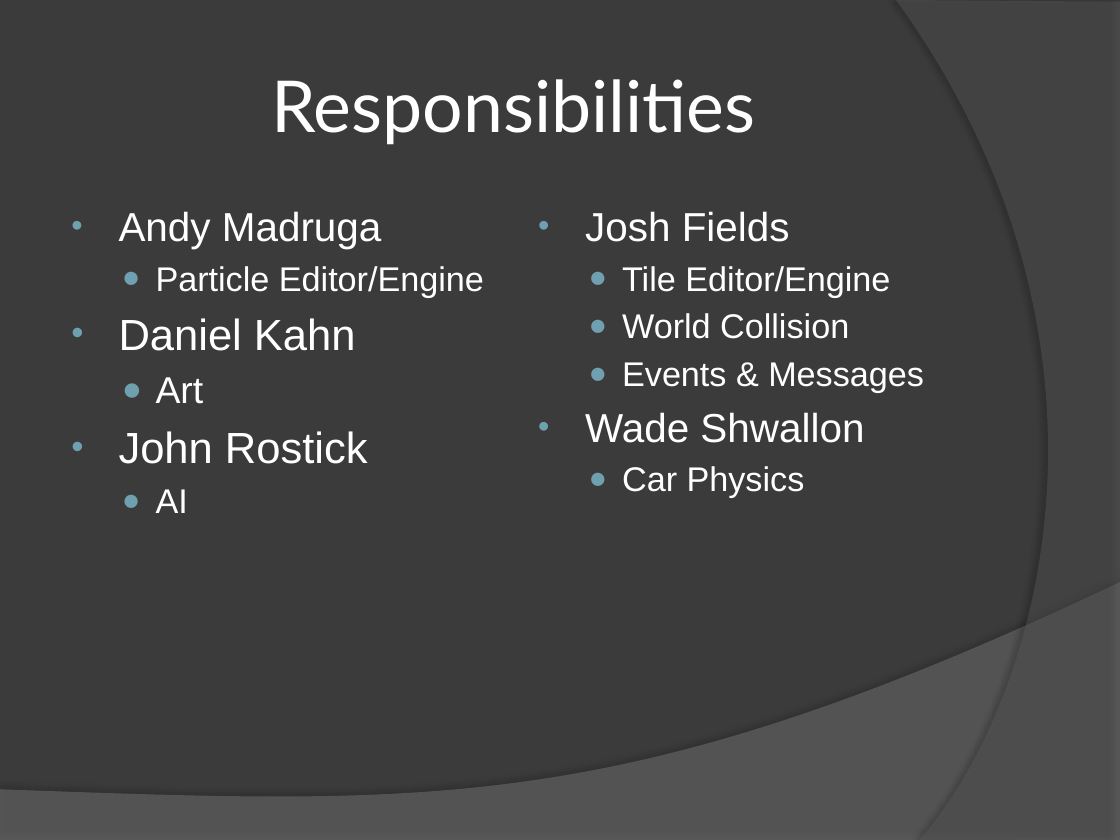
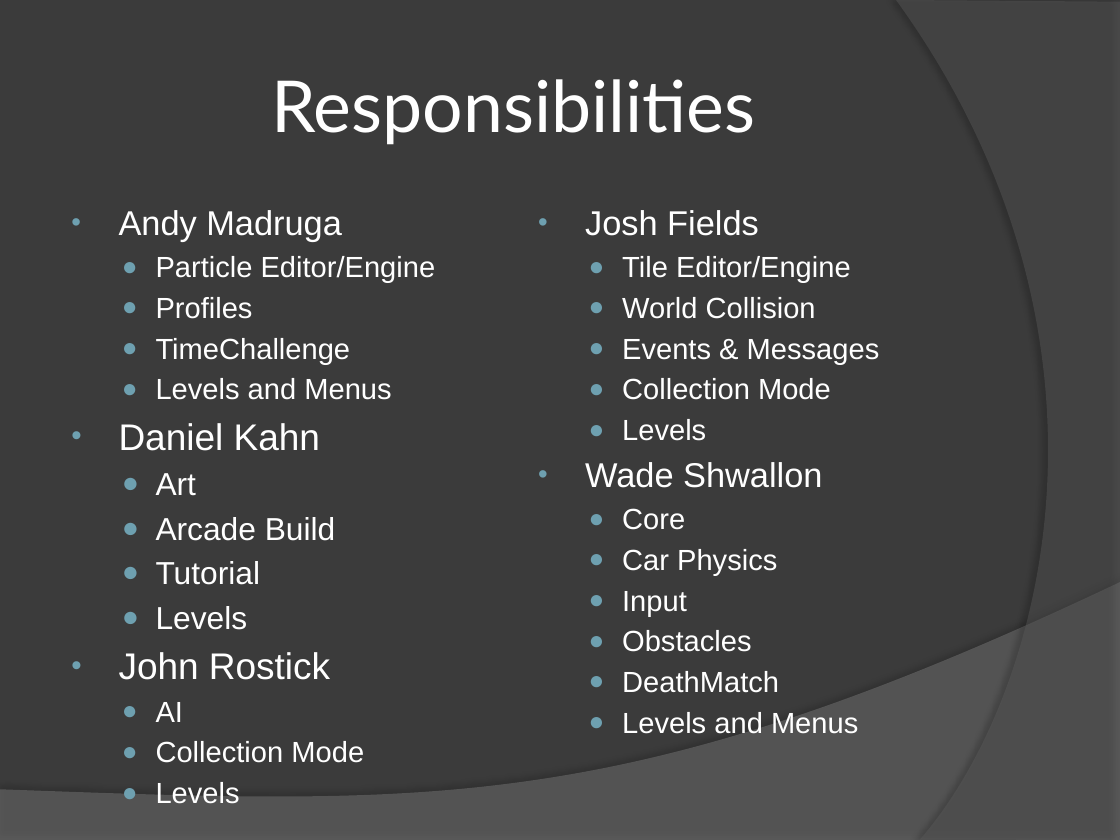
Before and after one commit to FiveFourFive/battle-cars, a slide deck: slide 3 of Trunk/Battle Cars.pptx. Drawn at 1120x840 pixels with LibreOffice and Linux fonts; fonts in the diff are those of the drawing. Boxes give left, top, right and bottom in pixels: in the first picture for what was removed or moved away, otherwise in the second. Text is boxed around its words. In the diff, an @@ line names an element or a change of style, - is before the commit and + after.

```diff
--- a/Trunk/Battle Cars.pptx
+++ b/Trunk/Battle Cars.pptx
@@ text at bbox=[119, 210, 436, 722]: size 26 to 22.1 pt in "Andy Madruga"; size 22 to 18.7 pt in "Particle Editor/Engine", "AI"; size 28 to 23.8 pt in "Daniel Kahn", "John Rostick"; size 24 to 20.4 pt in "Art" @@
@@ text at bbox=[585, 210, 880, 575]: size 26 to 22.1 pt in "Josh Fields", "Wade Shwallon"; size 22 to 18.7 pt in "Tile Editor/Engine", "World Collision", "Events & Messages", "Car Physics" @@
@@ text at bbox=[156, 297, 391, 400]: paragraphs added @@
+  ● Profiles
+  ● TimeChallenge
+  ● Levels and Menus
@@ text at bbox=[622, 378, 831, 441]: paragraphs added @@
+  ● Collection Mode
+  ● Levels
@@ text at bbox=[622, 508, 685, 530]: paragraph added @@
+  ● Core
@@ text at bbox=[156, 517, 336, 630]: paragraphs added @@
+  ● Arcade Build
+  ● Tutorial
+  ● Levels
@@ text at bbox=[622, 591, 858, 734]: paragraphs added @@
+  ● Input
+  ● Obstacles
+  ● DeathMatch
+  ● Levels and Menus
@@ text at bbox=[156, 741, 364, 763]: paragraphs added @@
+  ● Collection Mode
+  ● Levels
```
Also in this commit, not shown: 5 other slides changed.
